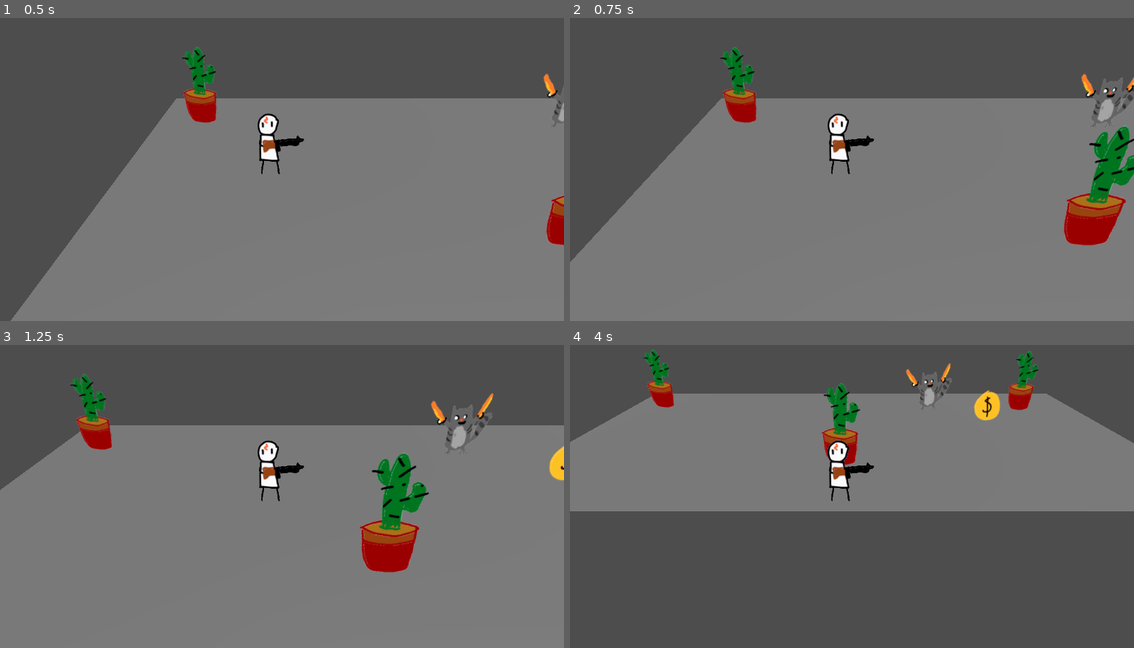
Above: before the commit, frames 1-4 (two rows, left to right).
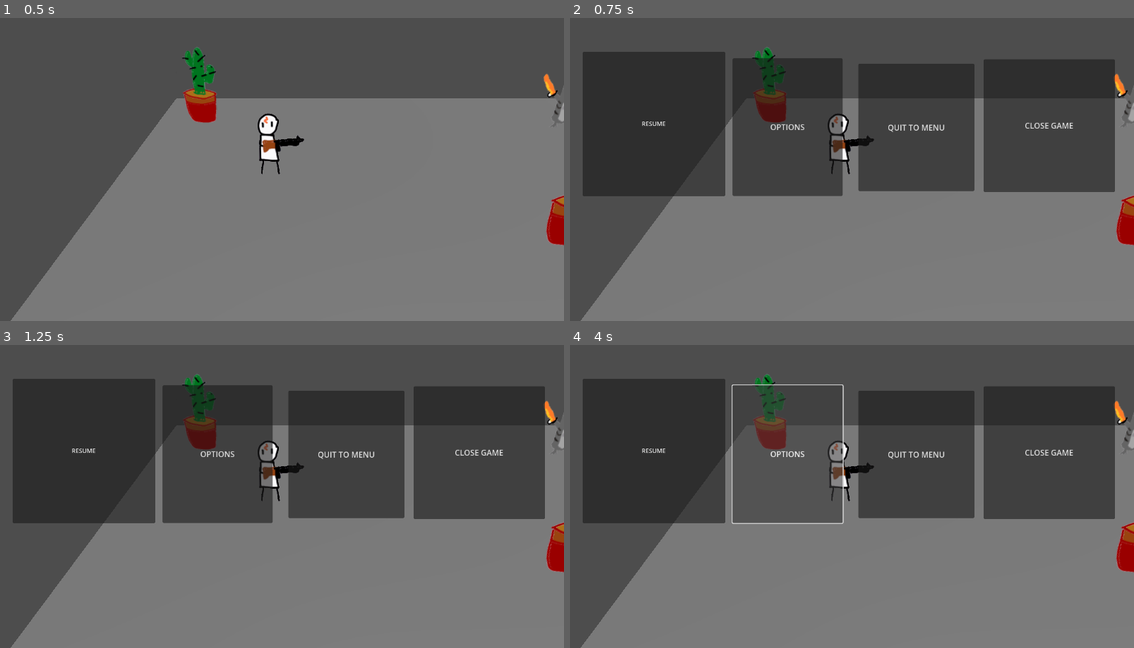
Above: after the commit, the same moments.

Repository: gmuGADIG/DEADSHOT
Game: Godot game, scene res://test_scenes/example_scene.tscn
The game is run twice, just before and just after one commit, with the same random seed, the same clock (stepped at 60 frames per second) and the same inputs.
Inputs (mouse positions are in pixels of both pictures, inside the frame that each line leads up to):
- Up to frame 1 (0.5 s): no input
- Up to frame 2 (0.75 s): tap Enter at 0.5 s; hold D (move_right) from 0.53 s (still down); hold Enter from 0.53 s (still down)
- Up to frame 3 (1.25 s): keep holding D (move_right); keep holding Enter
- Up to frame 4 (4 s): release D (move_right) at 1.25 s; release Enter at 1.25 s; click (654, 451) at 1.25 s, where only the run after the commit has a clickable "RESUME"; click (789, 454) at 2 s, where only the run after the commit has a clickable "OPTIONS"; hold S (move_down) 2.78-3.53 s; hold D (move_right) from 3.53 s (still down)

Frame 1 is identical in both runs. In frame 2, 45% of the frame differs, in the area x 0-100%, y 9-100%; in frame 3, 47%; in frame 4, 78%, in the area x 0-100%, y 1-100%.

Commit message:
Made a pause menu (can't unpause yet)

Diff:
--- a/test_scenes/example_scene.tscn
+++ b/test_scenes/example_scene.tscn
@@ -1,10 +1,11 @@
-[gd_scene load_steps=7 format=3 uid="uid://d3o7riajla512"]
+[gd_scene load_steps=8 format=3 uid="uid://d3o7riajla512"]
 
 [ext_resource type="PackedScene" uid="uid://cr05xakri7lnw" path="res://world/floor/floor_gen.tscn" id="1_plfsl"]
 [ext_resource type="Texture2D" uid="uid://cjbsq7rk6r3h4" path="res://temp_art/gartic/cactus.png" id="2_p5u37"]
 [ext_resource type="Texture2D" uid="uid://sxaysn4gqoxo" path="res://temp_art/gartic/coin.png" id="3_p5u37"]
 [ext_resource type="PackedScene" uid="uid://dxdkwdigtcn43" path="res://world/enemy/test/enemy_test.tscn" id="4_wceyb"]
 [ext_resource type="PackedScene" uid="uid://nuqmhgq1e2lu" path="res://world/player/player.tscn" id="5_plfsl"]
+[ext_resource type="Script" uid="uid://dybwgis0t4n8o" path="res://world/Pause Menu/PauseMenu.gd" id="6_0u0ns"]
 
 [sub_resource type="Curve3D" id="Curve3D_plfsl"]
 closed = true
@@ -46,3 +47,49 @@
 
 [node name="DirectionalLight3D" type="DirectionalLight3D" parent="."]
 transform = Transform3D(0.92473876, -0.25272667, 0.28458285, 0, 0.74771696, 0.66401756, -0.3806024, -0.61404276, 0.69144285, 0, 0, 0)
+
+[node name="Pause Menu" type="Control" parent="."]
+process_mode = 2
+layout_mode = 3
+anchor_left = 0.26700002
+anchor_top = 0.45400003
+anchor_right = 0.26700002
+anchor_bottom = 0.45400003
+offset_left = -303.584
+offset_top = -290.19202
+offset_right = 1984.416
+offset_bottom = 860.808
+script = ExtResource("6_0u0ns")
+
+[node name="Resume Button" type="Button" parent="Pause Menu"]
+layout_mode = 0
+offset_left = 22.0
+offset_top = 93.0
+offset_right = 400.93945
+offset_bottom = 495.8396
+scale = Vector2(0.7679327, 0.7326622)
+text = "RESUME"
+
+[node name="Options Button" type="Button" parent="Pause Menu"]
+layout_mode = 0
+offset_left = 328.0
+offset_top = 106.0
+offset_right = 553.0
+offset_bottom = 388.0
+text = "OPTIONS"
+
+[node name="Quit to Menu Button" type="Button" parent="Pause Menu"]
+layout_mode = 0
+offset_left = 585.0
+offset_top = 117.0
+offset_right = 822.0
+offset_bottom = 378.0
+text = "QUIT TO MENU"
+
+[node name="Close Game Button" type="Button" parent="Pause Menu"]
+layout_mode = 0
+offset_left = 841.0
+offset_top = 108.0
+offset_right = 1109.0
+offset_bottom = 380.0
+text = "CLOSE GAME"
--- /dev/null
+++ b/world/Pause Menu/PauseMenu.gd
@@ -0,0 +1,8 @@
+extends CanvasItem
+
+func _ready() ->void:
+	hide()
+
+func _process(delta: float) ->void:
+	if(Input.is_key_pressed(KEY_ENTER)):
+		show()
--- a/world/player/player.gd
+++ b/world/player/player.gd
@@ -1,6 +1,9 @@
 extends CharacterBody3D
 
 const SPEED = 6.5
+
+func _ready() ->void:
+	process_mode = Node.PROCESS_MODE_PAUSABLE
 
 func _physics_process(_delta: float) -> void:
 	var input := Input.get_vector("move_left", "move_right", "move_up", "move_down")
@@ -8,3 +11,11 @@
 	velocity = movement * SPEED
 
 	move_and_slide()
+
+func _pause_game() -> void:
+	if(Input.is_physical_key_pressed(KEY_ENTER)):
+		if(get_tree().paused == false):
+			get_tree().paused = true
+
+func _process(_delta: float) ->void:
+	_pause_game()
Not shown, changed: temp_art/gartic/duck.png.import
Not shown, changed: temp_art/gartic/fish_man.png.import
Not shown, changed: temp_art/gartic/lorax_kirby.png.import
Not shown, added: world/Pause Menu/PauseMenu.gd.uid
